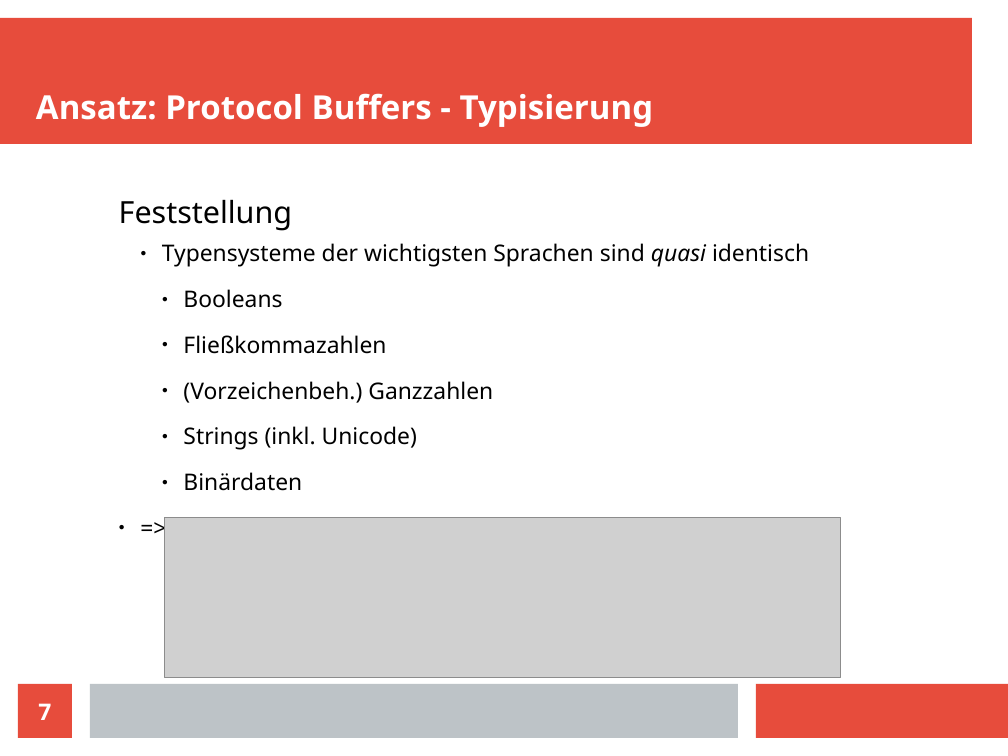
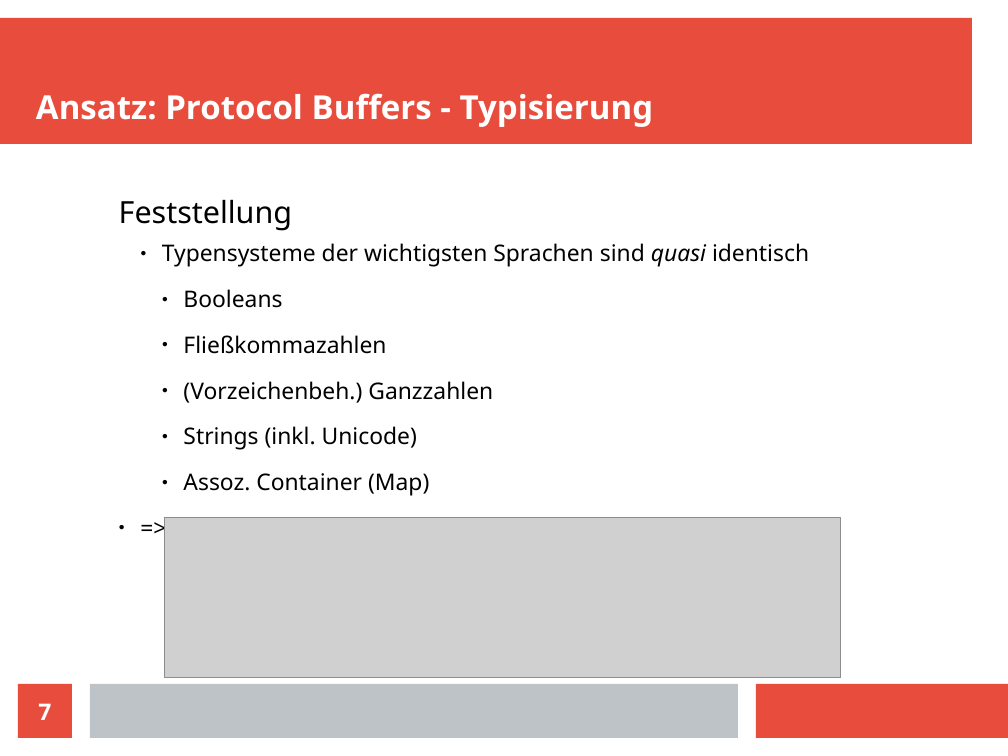
Before and after one commit to slavistan/grpc-showcase, a slide deck: slide 7 of slides.odp. Drawn at 1008x756 pixels with LibreOffice and Linux fonts; fonts in the diff are those of the drawing; grey boxes stand for pictures. Boxes give left, top, right and bottom in pixels: in the first picture for what was removed or moved away, otherwise in the second. Text is boxed around its words. In the diff, an @@ line names an element or a change of style, - is before the commit and + after.

```diff
--- a/slides.odp
+++ b/slides.odp
@@ text at (x1=183, y1=473, x2=429, y2=496): text changed @@
-    ● Binärdaten
+    ● Assoz. Container (Map)
```
Also in this commit, not shown: 2 other slides changed, 1 slide added, 1 slide removed, 5 other files.
